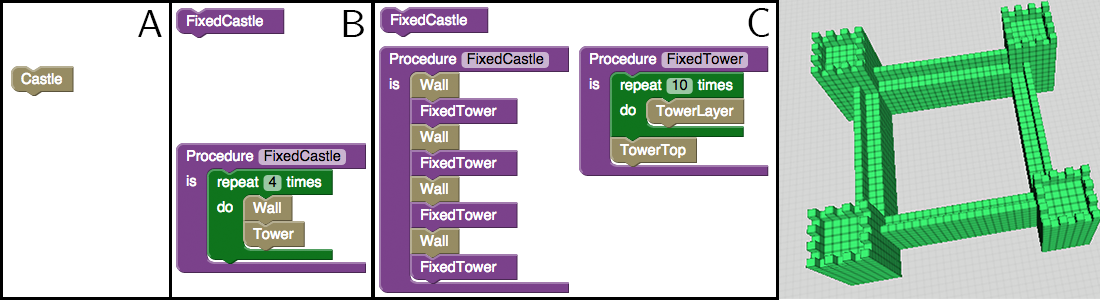
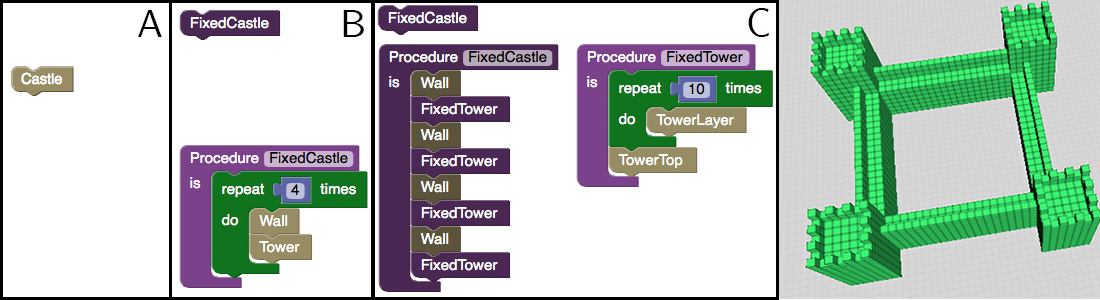
Comparing the layer stacks of the two 1100x300 images. Changes:
renamed "Layer 3" to "Layer 6", painted on it over bbox(377, 5, 773, 293)
renamed "Layer 2" to "Layer 5", painted on it over bbox(176, 5, 386, 293)
